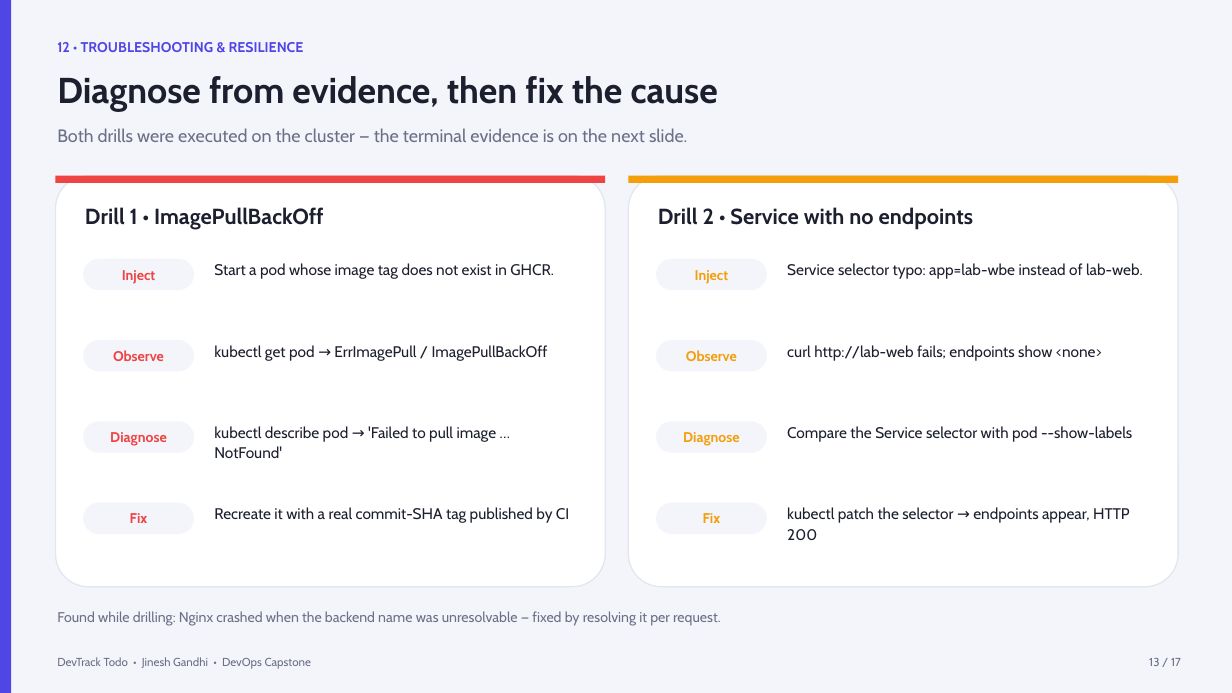
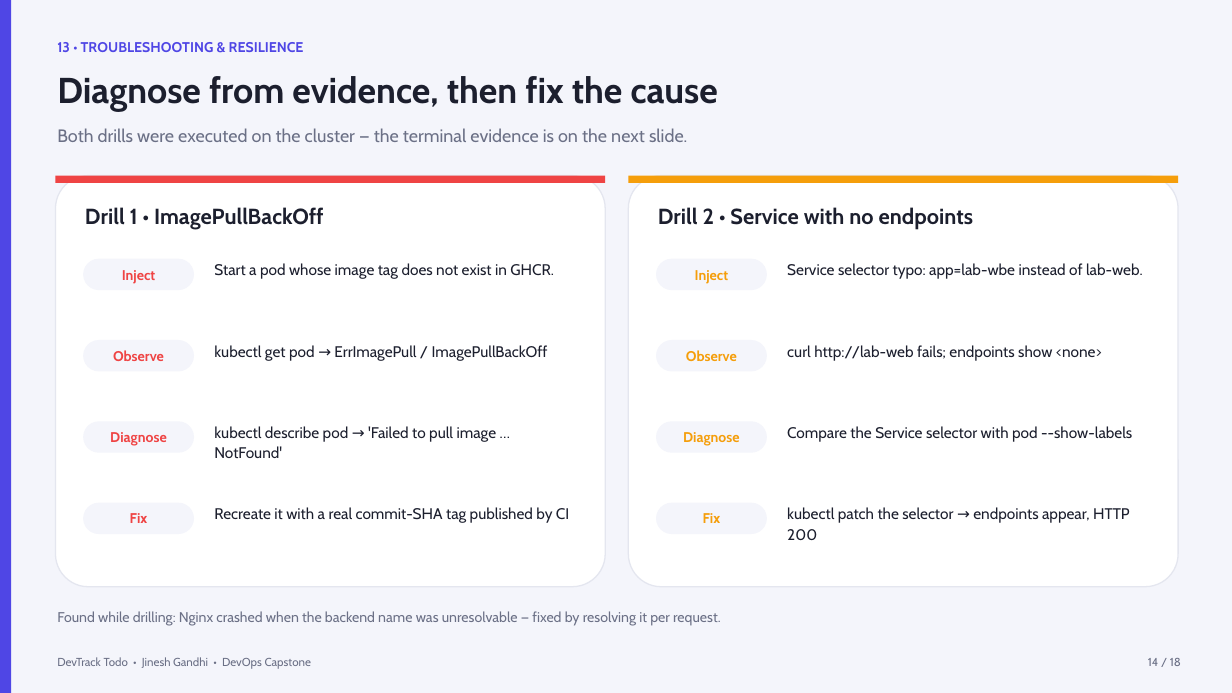
Before and after one commit to jineshgandhi79/Devops-capstone, a slide deck: slide 14 of demo/ppt/presentation.pptx (slide 13 before the commit). Drawn at 1232x693 pixels with LibreOffice and Linux fonts; fonts in the diff are those of the drawing. Boxes give left, top, right and bottom in pixels: in the first picture for what was removed or moved away, otherwise in the second. Text is boxed around its words. In the diff, an @@ line names an element or a change of style, - is before the commit and + after.

```diff
--- a/demo/ppt/presentation.pptx
+++ b/demo/ppt/presentation.pptx
@@ text at (57, 42, 304, 52): text changed @@
-12 • TROUBLESHOOTING & RESILIENCE
+13 • TROUBLESHOOTING & RESILIENCE
@@ text at (1148, 658, 1181, 666): text changed @@
-13 / 17
+14 / 18
```
Also in this commit, not shown: 14 other slides changed, 1 slide added, 5 other files.
